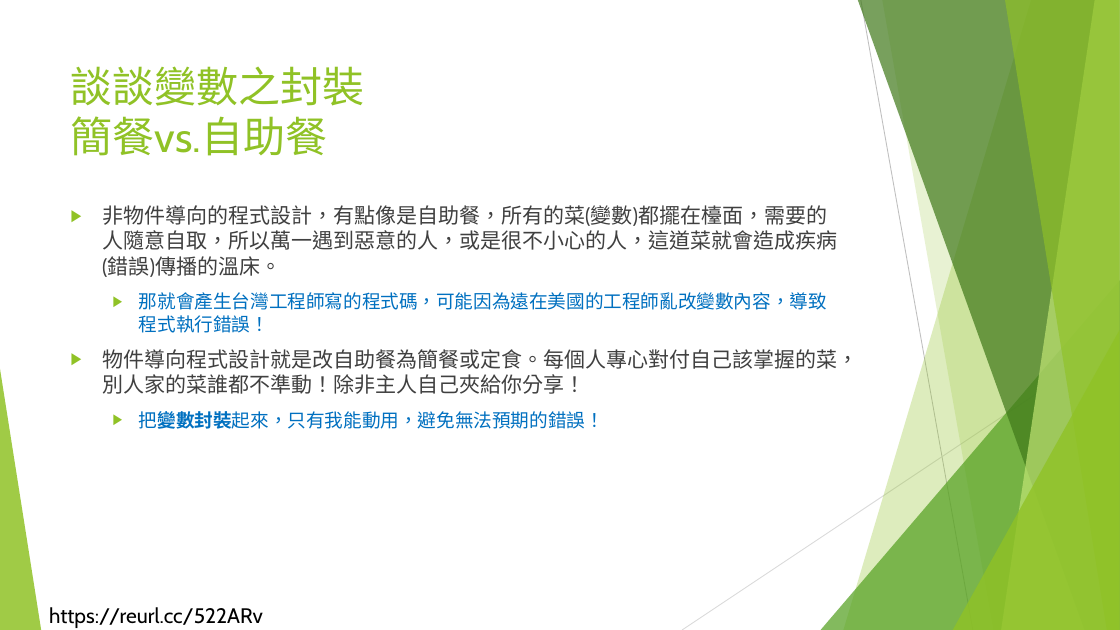
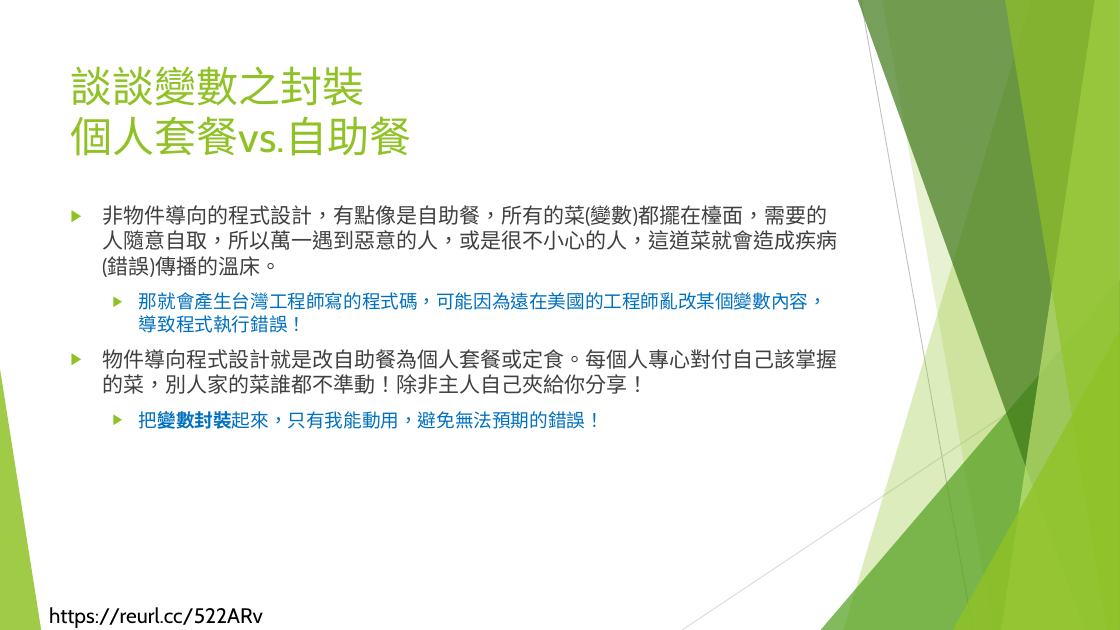
Before and after one commit to liulawsi/My_PPTs, a slide deck: slide 5 of LCC/Java/10_物件導向程式設計.pptx (slide 4 before the commit). Drawn at 1120x630 pixels with LibreOffice and Linux fonts; fonts in the diff are those of the drawing; background and template pictures are left out. Boxes give left, top, right and bottom in pixels: in the first picture for what was removed or moved away, otherwise in the second. Text is boxed around its words. In the diff, an @@ line names an element or a change of style, - is before the commit and + after.

```diff
--- a/LCC/Java/10_物件導向程式設計.pptx
+++ b/LCC/Java/10_物件導向程式設計.pptx
@@ title at [71,66,411,156]: text changed @@
-談談變數之封裝
-簡餐vs.自助餐
+談談變數之封裝
+個人套餐vs.自助餐
@@ text at [102,292,837,394]: text changed @@
-  ▶ 那就會產生台灣工程師寫的程式碼，可能因為遠在美國的工程師亂改變數內容，導致程式執行錯誤！
-▶ 物件導向程式設計就是改自助餐為簡餐或定食。每個人專心對付自己該掌握的菜，別人家的菜誰都不準動！除非主人自己夾給你分享！
+  ▶ 那就會產生台灣工程師寫的程式碼，可能因為遠在美國的工程師亂改某個變數內容，導致程式執行錯誤！
+▶ 物件導向程式設計就是改自助餐為個人套餐或定食。每個人專心對付自己該掌握的菜，別人家的菜誰都不準動！除非主人自己夾給你分享！
```
Also in this commit, not shown: 9 other slides changed, 13 slides added, 4 other files.
